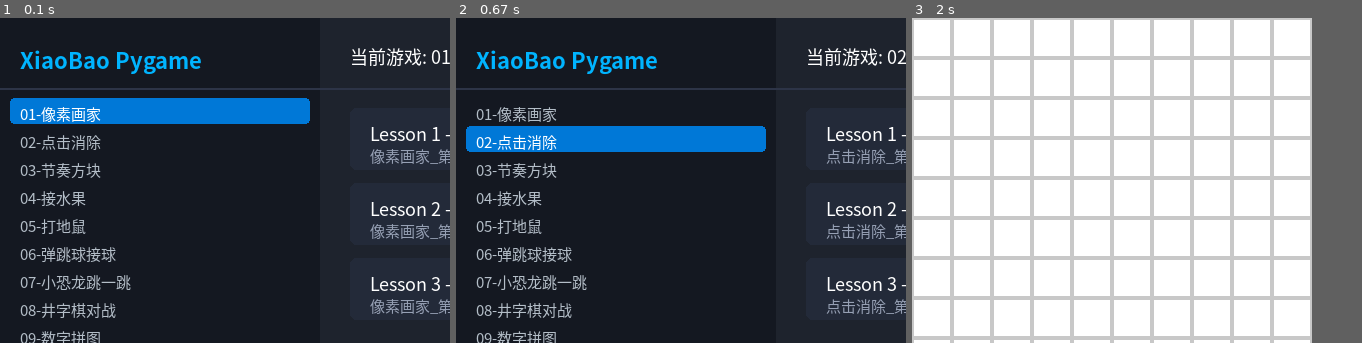
Above: before the commit, frames 1-3 (left to right).
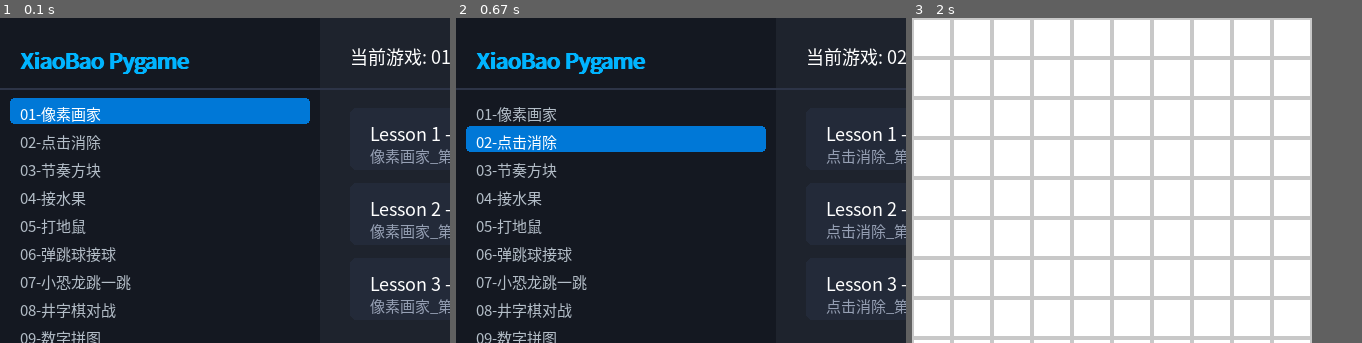
Above: after the commit, the same moments.

Repository: HenryYannis/xiaobao-pygame
Game: pygame game, started from run_launcher.py
Same seed, same stepped clock (60 frames per second), same inputs: the game is played once before the commit and once after it.
Inputs (mouse positions are % of the whole screen's width and height, from its top left):
- Up to frame 1 (0.1 s): no input
- Up to frame 2 (0.67 s): click "02-点击消除" at 0.38 s
- Up to frame 3 (2 s): press the mouse at (18, 40) at 0.7 s; move the mouse to (44, 38) at 0.8 s; release the mouse at (71, 37) at 0.93 s; press the mouse at (18, 88) at 1.03 s; move the mouse to (42, 62) at 1.13 s; release the mouse at (66, 36) at 1.27 s; click "01-像素画家" at 1.38 s; press the mouse at (18, 88) at 1.7 s; move the mouse to (44, 54) at 1.8 s; release the mouse at (70, 21) at 1.93 s
The pictures show only the part of the screen within x 0-50%, y 0-50%; the shares and areas given below are measured in that part.

The runs differ from the first frame. In frame 1, 1.2% of the frame differs, in the area x 4-45%, y 9-18%; in frame 2, 1.2%; in frame 3, nothing differs.

Commit message:
修复启动器：跨平台中文字体、启动课程不再卡死、列表排序与滚动

Diff:
--- a/run_launcher.py
+++ b/run_launcher.py
@@ -3,6 +3,7 @@
 # 授权协议：MIT License
 
 import os
+import re
 import sys
 import subprocess
 import pygame
@@ -24,8 +25,35 @@
     for 名称 in os.listdir(目录路径):
         if 名称.endswith(".py") and "第" in 名称 and "课" in 名称:
             文件列表.append(名称)
-    文件列表.sort()                                    # 确保按课时先后顺序正序排列
+    文件列表.sort(key=课时序号)                        # 按“第X节”里的数字排序，第10节课不会排到第2节课前面
     return 文件列表
+
+def 课时序号(文件名):                                 # 从文件名“第X节课”里取出数字X
+    结果 = re.search(r"第(\d+)节", 文件名)
+    return int(结果.group(1)) if 结果 else 0
+
+def 查找中文字体():                                   # 依次尝试 Windows/macOS/Linux 常见中文字体，找到就返回字体文件路径
+    候选字体 = ["microsoftyahei", "simhei", "pingfangsc", "hiraginosansgb", "stheitimedium",
+            "notosanscjksc", "notosanscjk", "sourcehansanssc", "wenquanyimicrohei", "wqyzenhei", "droidsansfallback"]
+    for 字体名 in 候选字体:
+        路径 = pygame.font.match_font(字体名)
+        if 路径:
+            return 路径
+    return None                                        # 一个都没找到：界面改用英文显示，避免汉字变成方块
+
+英文游戏名 = {"01": "Pixel Painter", "02": "Bubble Pop", "03": "Rhythm Blocks", "04": "Catch Fruit",
+         "05": "Whack-a-Mole", "06": "Bounce Ball", "07": "Dino Jump", "08": "Tic-Tac-Toe",
+         "09": "Number Puzzle", "10": "Snake", "11": "Flappy Flight", "12": "Fruit Slice",
+         "13": "Color Match", "14": "Maze Escape", "15": "Breakout", "16": "Space Shooter",
+         "17": "Color Memory", "18": "Gold Miner"}  # 没有中文字体时界面显示的英文名
+
+def 显示名称(中文名, 序号, 有中文字体):               # 没有中文字体时，用英文名称代替中文名称
+    if 有中文字体:
+        return 中文名
+    if 序号 is not None:
+        return f"Lesson {序号}"
+    编号 = 中文名[0:2]
+    return f"{编号} {英文游戏名.get(编号, 'Game')}"
 
 def 解析课程标题(文件名):                             # 解析中文课时名生成精简易懂的卡片标题
     try:
@@ -45,12 +73,19 @@
     pygame.display.set_caption("XiaoBao-Pygame Interactive Launcher")
     时钟 = pygame.time.Clock()
 
-    字体小 = pygame.font.SysFont("microsoftyahei,simhei,simsun,arial", 15)
-    字体中 = pygame.font.SysFont("microsoftyahei,simhei,simsun,arial", 18)
-    字体标题 = pygame.font.SysFont("microsoftyahei,simhei,simsun,arial", 22, bold=True)
+    中文字体路径 = 查找中文字体()
+    有中文字体 = 中文字体路径 is not None
+    字体小 = pygame.font.Font(中文字体路径, 15 if 有中文字体 else 20)  # 路径为 None 时使用 pygame 内置默认字体
+    字体中 = pygame.font.Font(中文字体路径, 18 if 有中文字体 else 24)
+    字体标题 = pygame.font.Font(中文字体路径, 22 if 有中文字体 else 30)
+    字体标题.set_bold(True)
 
     游戏目录列表 = 获取游戏目录()
+    课程缓存 = {目录: 获取课程文件(目录) for 目录 in 游戏目录列表}  # 启动时只扫描一次文件夹，不再每帧读硬盘
     当前选中游戏索引 = 0
+    列表滚动 = 0                                       # 左侧游戏列表向下滚动了几行(游戏超过 18 个时用鼠标滚轮翻看)
+    最多显示行数 = 18
+    错误信息 = ""
     运行中 = True
 
     while 运行中:
@@ -62,6 +97,9 @@
                 运行中 = False
             elif 事件.type == pygame.MOUSEBUTTONUP and 事件.button == 1:
                 发生点击 = True
+            elif 事件.type == pygame.MOUSEWHEEL and 光标x < 320:
+                最大滚动 = max(0, len(游戏目录列表) - 最多显示行数)
+                列表滚动 = max(0, min(最大滚动, 列表滚动 - 事件.y))  # 滚轮向上 y 为正，列表往回滚
 
         窗口.fill((30, 35, 45))                        # 主界面深暗底色
 
@@ -74,14 +112,15 @@
             窗口.blit(错误提示2, (100, 245))
             窗口.blit(错误提示3, (100, 290))
         else:
-            # 绘制左侧侧边栏
-            pygame.draw.rect(窗口, (20, 24, 33), (0, 0, 320, 650))
+            pygame.draw.rect(窗口, (20, 24, 33), (0, 0, 320, 650))  # 绘制左侧侧边栏
             侧边标题 = 字体标题.render("XiaoBao Pygame", True, (0, 180, 255))
             窗口.blit(侧边标题, (20, 25))
             pygame.draw.line(窗口, (45, 52, 71), (0, 70), (320, 70), 2)
 
             for 序号, 目录 in enumerate(游戏目录列表):
-                按钮y = 80 + 序号 * 28
+                if not 列表滚动 <= 序号 < 列表滚动 + 最多显示行数:
+                    continue                           # 超出可见区域的游戏先不画，避免压住底部署名
+                按钮y = 80 + (序号 - 列表滚动) * 28
                 悬停中 = 10 <= 光标x <= 310 and 按钮y <= 光标y <= 按钮y + 26
 
                 if 序号 == 当前选中游戏索引:
@@ -91,29 +130,30 @@
 
                 if 悬停中 and 发生点击:
                     当前选中游戏索引 = 序号
+                    错误信息 = ""
 
                 文字色 = (255, 255, 255) if (序号 == 当前选中游戏索引 or 悬停中) else (180, 190, 200)
-                文字画面 = 字体小.render(目录, True, 文字色)
+                文字画面 = 字体小.render(显示名称(目录, None, 有中文字体), True, 文字色)
                 窗口.blit(文字画面, (20, 按钮y + 4))
 
-            # 左下角作者署名与链接
-            pygame.draw.line(窗口, (45, 52, 71), (0, 600), (320, 600), 2)
+            pygame.draw.line(窗口, (45, 52, 71), (0, 600), (320, 600), 2)  # 左下角作者署名与链接
             作者悬停 = 20 <= 光标x <= 250 and 610 <= 光标y <= 635
             作者色 = (0, 180, 255) if 作者悬停 else (150, 160, 180)
-            作者画面 = 字体小.render("作者：程小宝 (xbkjz.cn)", True, 作者色)
+            作者文字 = "作者：程小宝 (xbkjz.cn)" if 有中文字体 else "Author: Cheng Xiaobao (xbkjz.cn)"
+            作者画面 = 字体小.render(作者文字, True, 作者色)
             窗口.blit(作者画面, (20, 615))
 
             if 作者悬停 and 发生点击:
                 import webbrowser
                 webbrowser.open("http://xbkjz.cn")
 
-            # 绘制右侧当前游戏课时详情区
-            当前目录名 = 游戏目录列表[当前选中游戏索引]
-            游戏标题画面 = 字体中.render(f"当前游戏: {当前目录名}", True, (255, 255, 255))
+            当前目录名 = 游戏目录列表[当前选中游戏索引]          # 绘制右侧当前游戏课时详情区
+            游戏标题文字 = f"当前游戏: {当前目录名}" if 有中文字体 else f"Current: {显示名称(当前目录名, None, False)}"
+            游戏标题画面 = 字体中.render(游戏标题文字, True, (255, 255, 255))
             窗口.blit(游戏标题画面, (350, 25))
             pygame.draw.line(窗口, (45, 52, 71), (320, 70), (900, 70), 2)
 
-            课程列表 = 获取课程文件(当前目录名)
+            课程列表 = 课程缓存[当前目录名]
             for 下标, 文件名 in enumerate(课程列表):
                 卡片y = 90 + 下标 * 75
                 卡片矩形 = (350, 卡片y, 510, 62)
@@ -125,12 +165,13 @@
                 else:
                     pygame.draw.rect(窗口, (35, 42, 57), 卡片矩形, border_radius=6)
 
-                标题文本 = 解析课程标题(文件名)
+                标题文本 = 解析课程标题(文件名) if 有中文字体 else 显示名称(文件名, 课时序号(文件名), False)
                 标题画面 = 字体中.render(标题文本, True, (255, 255, 255))
                 窗口.blit(标题画面, (370, 卡片y + 12))
 
-                副标题画面 = 字体小.render(文件名, True, (150, 160, 180))
-                窗口.blit(副标题画面, (370, 卡片y + 36))
+                if 有中文字体:
+                    副标题画面 = 字体小.render(文件名, True, (150, 160, 180))
+                    窗口.blit(副标题画面, (370, 卡片y + 36))
 
                 运行色 = (0, 200, 255) if 卡片悬停 else (180, 190, 200)
                 运行文字 = 字体小.render("Run >", True, 运行色)
@@ -139,9 +180,16 @@
                 if 卡片悬停 and 发生点击:
                     脚本路径 = os.path.join(工作目录, 当前目录名, 文件名)
                     try:
-                        subprocess.run([sys.executable, 脚本路径])
+                        subprocess.Popen([sys.executable, 脚本路径], cwd=os.path.dirname(脚本路径))  # Popen 不等课程结束，启动器继续刷新画面
+                        错误信息 = ""
                     except Exception as 错误:
-                        print(f"Failed to launch: {错误}")
+                        错误信息 = f"Failed to launch: {错误}"
+                        print(错误信息)
+                    pygame.event.clear()               # 清掉启动瞬间多余的点击，避免误启动别的课
+
+            if 错误信息:
+                错误画面 = 字体小.render(错误信息[:70], True, (255, 100, 100))  # 双击运行看不到控制台，所以把错误画在界面上
+                窗口.blit(错误画面, (350, 615))
 
         pygame.display.flip()
         时钟.tick(60)
